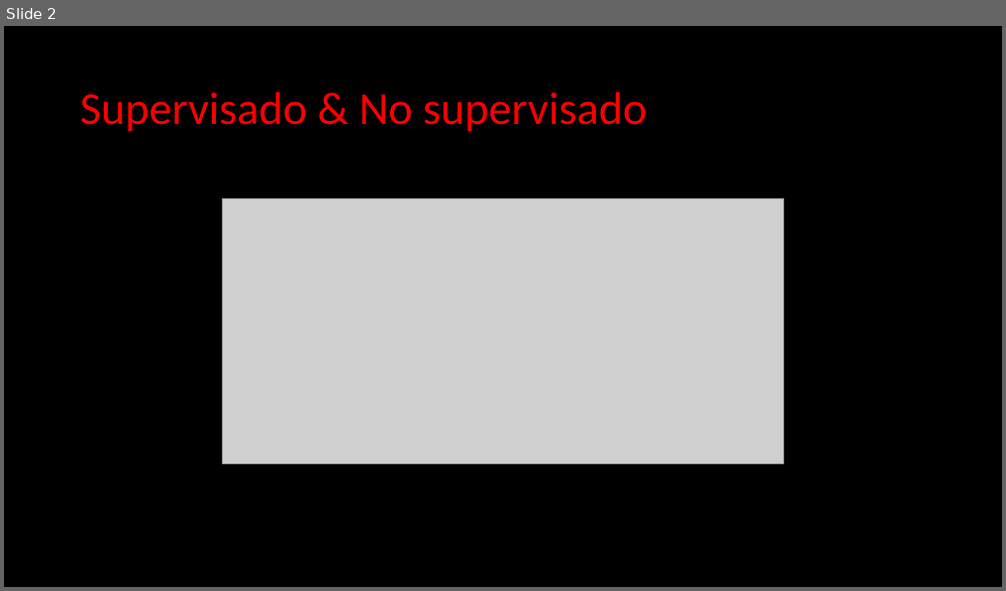
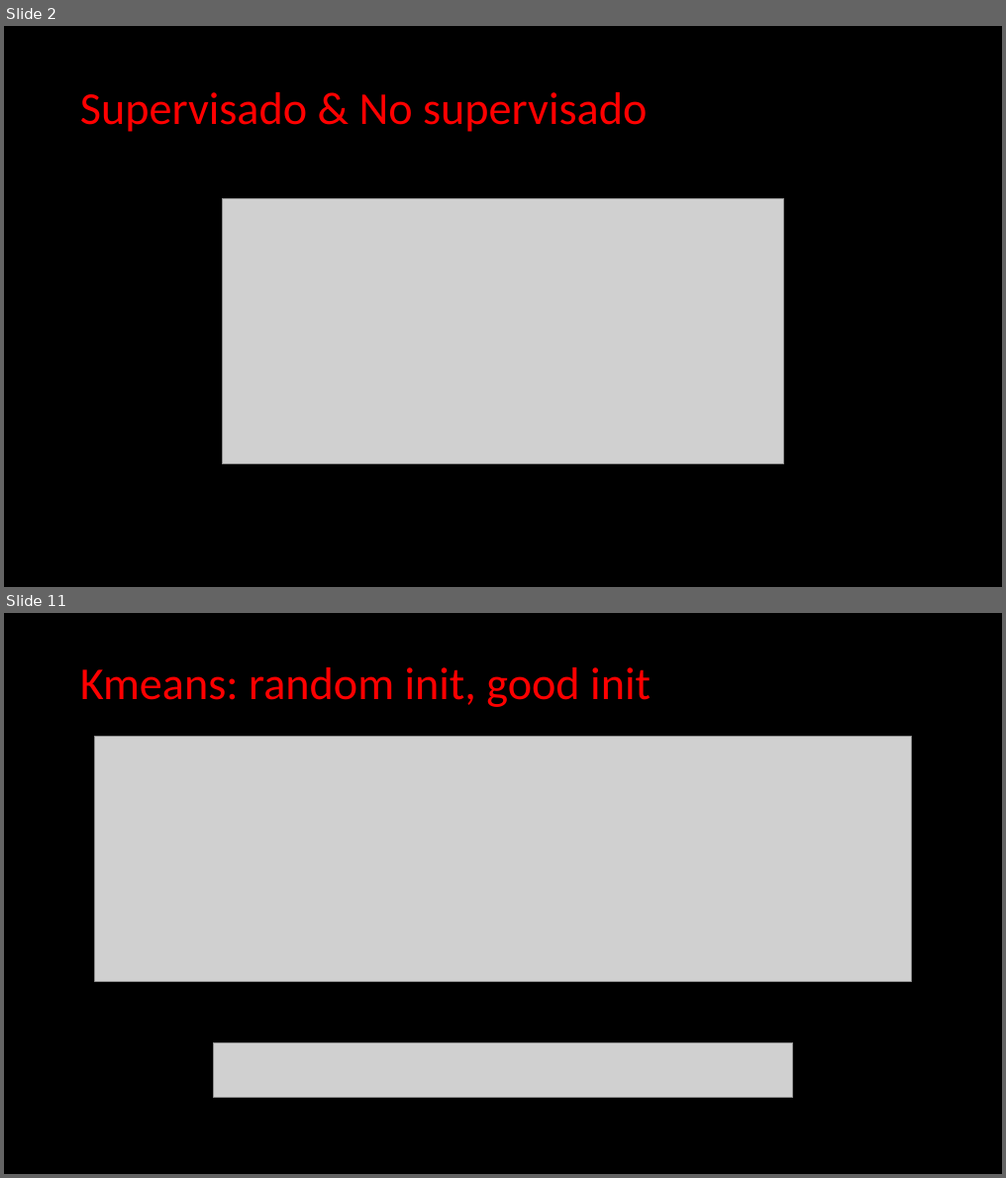
Before and after one commit to Clapiniella/data_science_jun_2020, a slide deck: week10/day4/theory/Machine Learning - Unsupervised Learning.pptx. Shown one above the other, each under a label of ours: slide 2 before the commit, slides 2 and 11 after it; the slides between them are not shown. The pictures are 1006x591 and 1006x1178 pixels, drawn with LibreOffice and Linux fonts; fonts in the diff are those of the drawing; grey boxes stand for pictures. Boxes give left, top, right and bottom in pixels: in the first picture for what was removed or moved away, otherwise in the second. Text is boxed around its words. In the diff, an @@ line names an element or a change of style, - is before the commit and + after.

```diff
--- a/week10/day4/theory/Machine Learning - Unsupervised Learning.pptx
+++ b/week10/day4/theory/Machine Learning - Unsupervised Learning.pptx
@@ slide 11 added at (4, 613, 1002, 1174), background #000000 @@
@@ title added at (80, 667, 650, 707), 44 pt, text #FF0000 @@
+Kmeans: random init, good init
@@ picture added at (94, 737, 912, 981) @@
@@ picture added at (214, 1044, 793, 1098) @@
```
Also in this commit, not shown: 9 other slides added, 10 slides removed, 2 other files.
